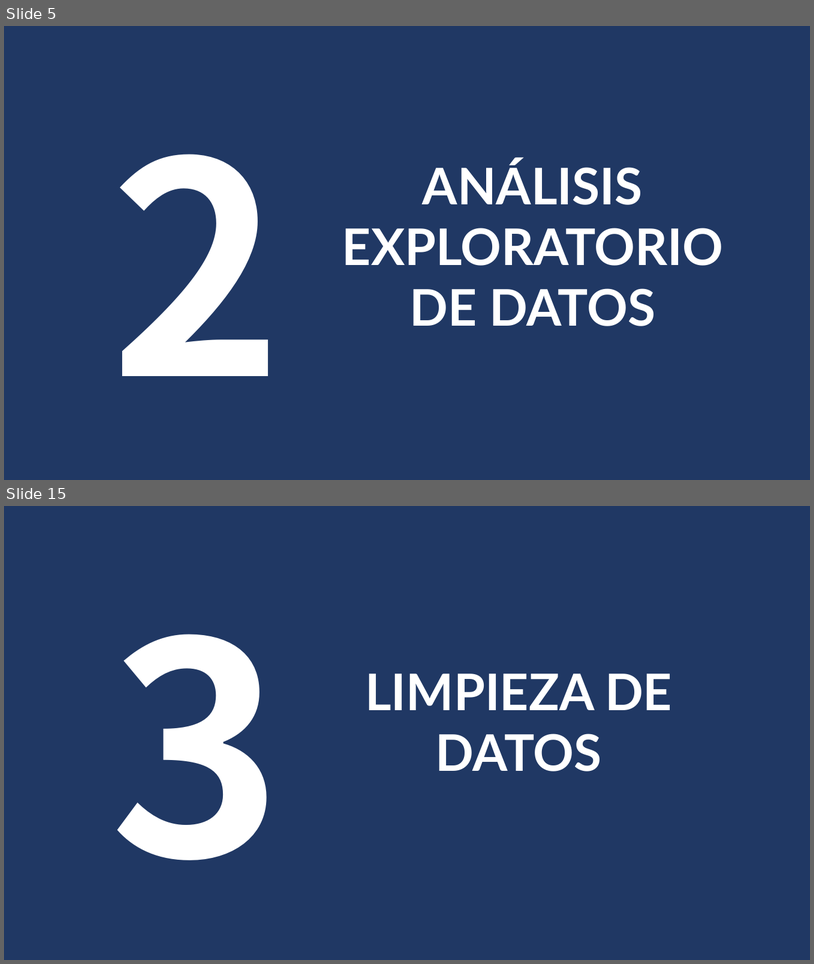
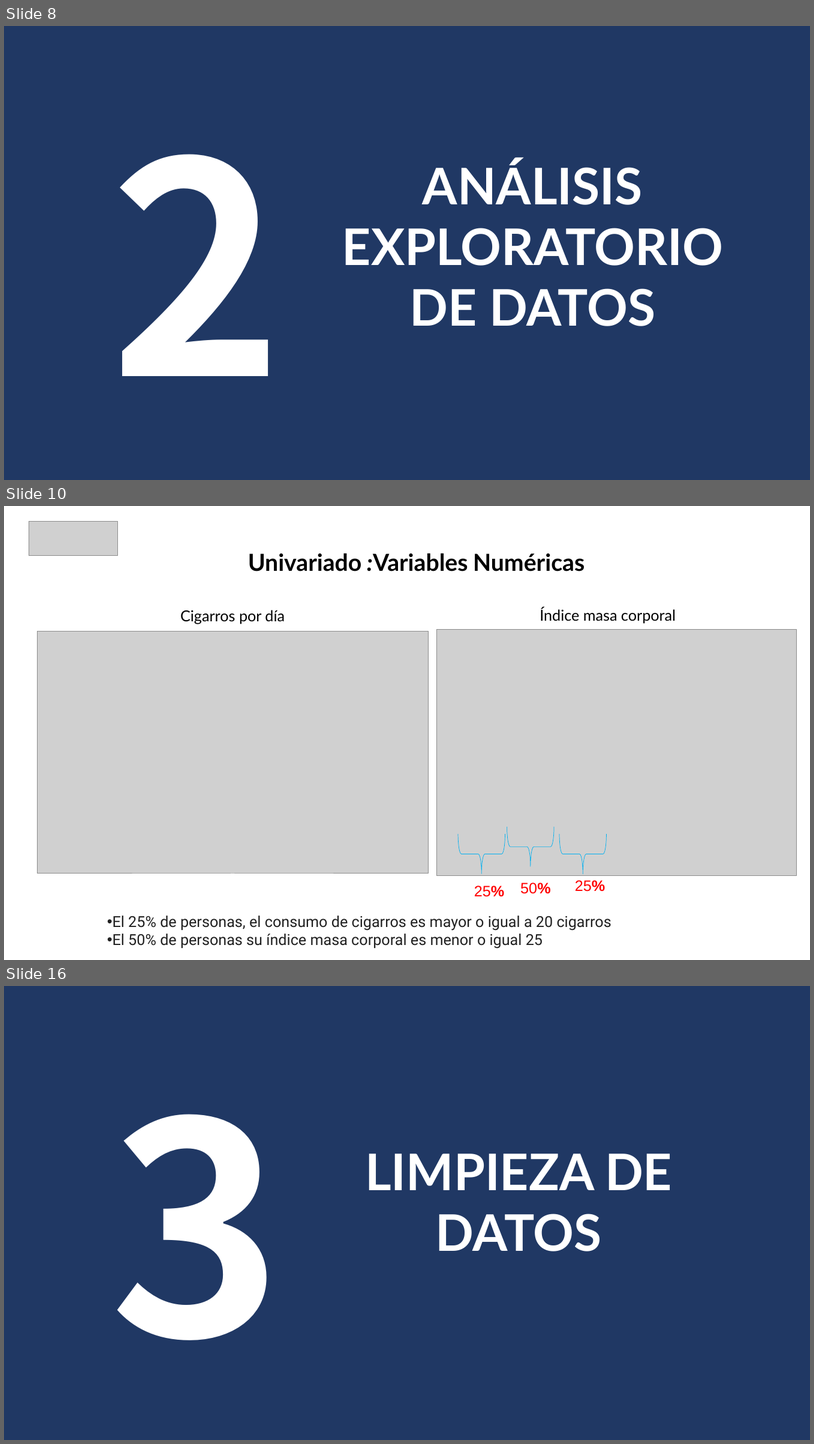
Before and after one commit to luis-gutierre/Proyectos, a slide deck: 1.Enfermedades Cardiovasculares/1.Enfermedades Cardiovasculares.pptx. Shown one above the other, each under a label of ours: slides 5 and 15 before the commit, slides 8, 10 and 16 after it; the slides between them are not shown. The pictures are 814x964 and 814x1444 pixels, drawn with LibreOffice and Linux fonts; fonts in the diff are those of the drawing; grey boxes stand for pictures. Boxes give left, top, right and bottom in pixels: in the first picture for what was removed or moved away, otherwise in the second. Text is boxed around its words. In the diff, an @@ line names an element or a change of style, - is before the commit and + after.

```diff
--- a/1.Enfermedades Cardiovasculares/1.Enfermedades Cardiovasculares.pptx
+++ b/1.Enfermedades Cardiovasculares/1.Enfermedades Cardiovasculares.pptx
@@ slide 10 added at (x1=4, y1=506, x2=810, y2=960), background #FFFFFF @@
@@ picture added at (x1=29, y1=521, x2=118, y2=555) @@
@@ rectangle added at (x1=197, y1=545, x2=636, y2=579), outline #FFFFFF 0.75 pt, 28 pt, text #000000, bold @@
+Univariado :Variables Numéricas
@@ text added at (x1=180, y1=610, x2=285, y2=624), 18 pt, text #000000 @@
+Cigarros por día
@@ text added at (x1=540, y1=608, x2=676, y2=624), 18 pt, text #000000 @@
+Índice masa corporal
@@ picture added at (x1=37, y1=631, x2=429, y2=873) @@
@@ picture added at (x1=437, y1=630, x2=797, y2=876) @@
@@ right brace added at (x1=507, y1=826, x2=555, y2=867), outline #00B0F0 0.5 pt @@
@@ right brace added at (x1=458, y1=834, x2=506, y2=874), outline #00B0F0 0.5 pt @@
@@ right brace added at (x1=560, y1=834, x2=607, y2=874), outline #00B0F0 0.5 pt @@
@@ text added at (x1=521, y1=882, x2=551, y2=894), 18 pt, text #FF0000 @@
+50%
@@ text added at (x1=575, y1=880, x2=605, y2=891), 18 pt, text #FF0000 @@
+25%
@@ text added at (x1=474, y1=885, x2=504, y2=897), 18 pt, text #FF0000 @@
+25%
@@ text added at (x1=113, y1=915, x2=612, y2=948), 18 pt, text #212121 @@
+• El 25% de personas, el consumo de cigarros es mayor o igual a 20 cigarros
+• El 50% de personas su índice masa corporal es menor o igual 25
@@ what was slide 5 is now slide 8 @@
@@ what was slide 15 is now slide 16 @@
```
Also in this commit, not shown: 13 slides changed, 8 other slides added, 13 slides removed, 1 other file.
